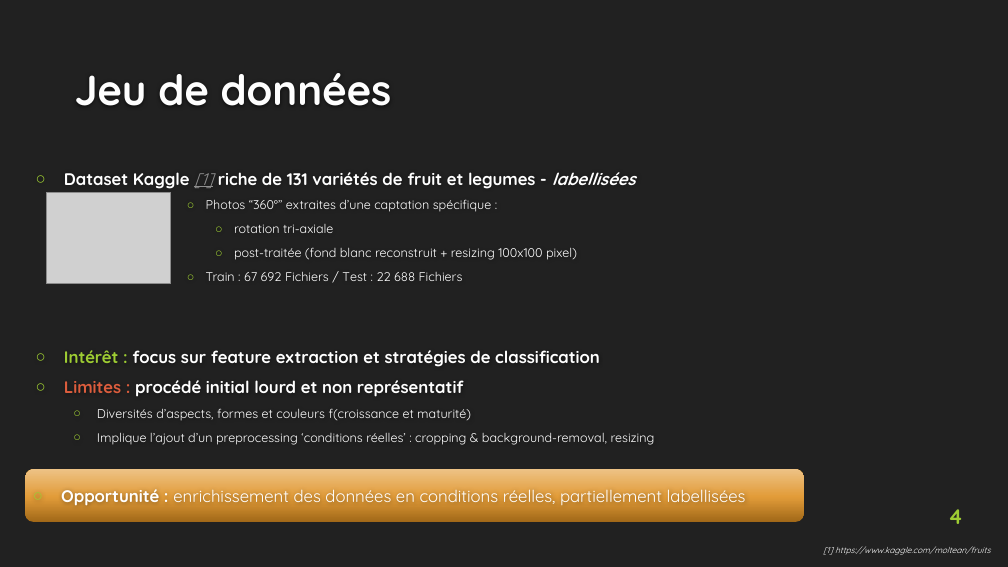
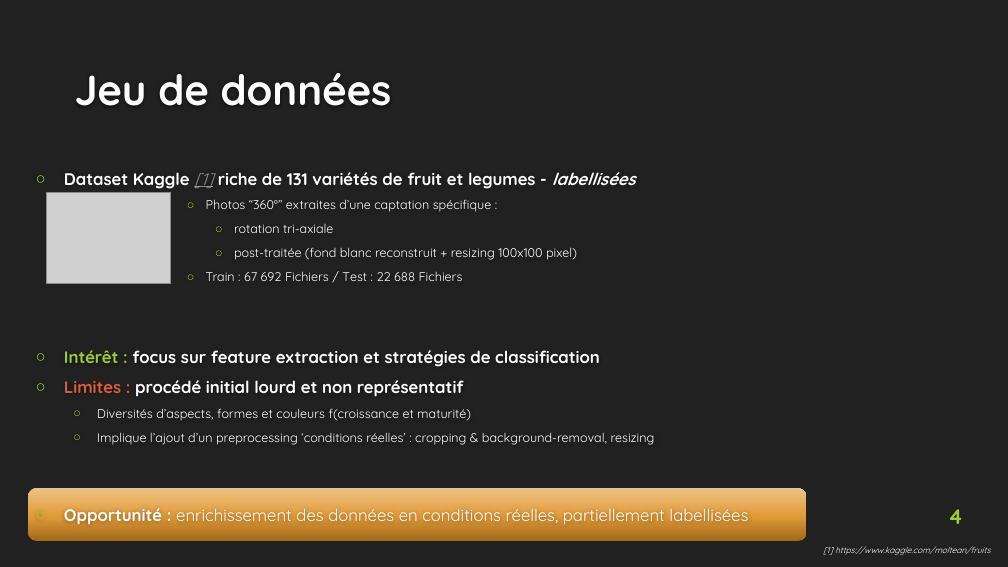
Before and after one commit to EtienneLardeur/P8_FruitsRecognition, a slide deck: slide 4 of P8_Big_Data.pptx. Drawn at 1008x567 pixels with LibreOffice and Linux fonts; fonts in the diff are those of the drawing; grey boxes stand for pictures; background and template pictures are left out. Boxes give left, top, right and bottom in pixels: in the first picture for what was removed or moved away, otherwise in the second. Text is boxed around its words. In the diff, an @@ line names an element or a change of style, - is before the commit and + after.

```diff
--- a/P8_Big_Data.pptx
+++ b/P8_Big_Data.pptx
@@ text "Opportunité : enrichissement des données ..." moved from (x1=61, y1=489, x2=746, y2=505) to (x1=64, y1=508, x2=748, y2=524) @@
@@ rounded rectangle moved from (x1=25, y1=470, x2=804, y2=523) to (x1=28, y1=488, x2=807, y2=541) @@
```
Also in this commit, not shown: 13 other slides changed, 2 slides added, 9 slides removed, 2 other files.
